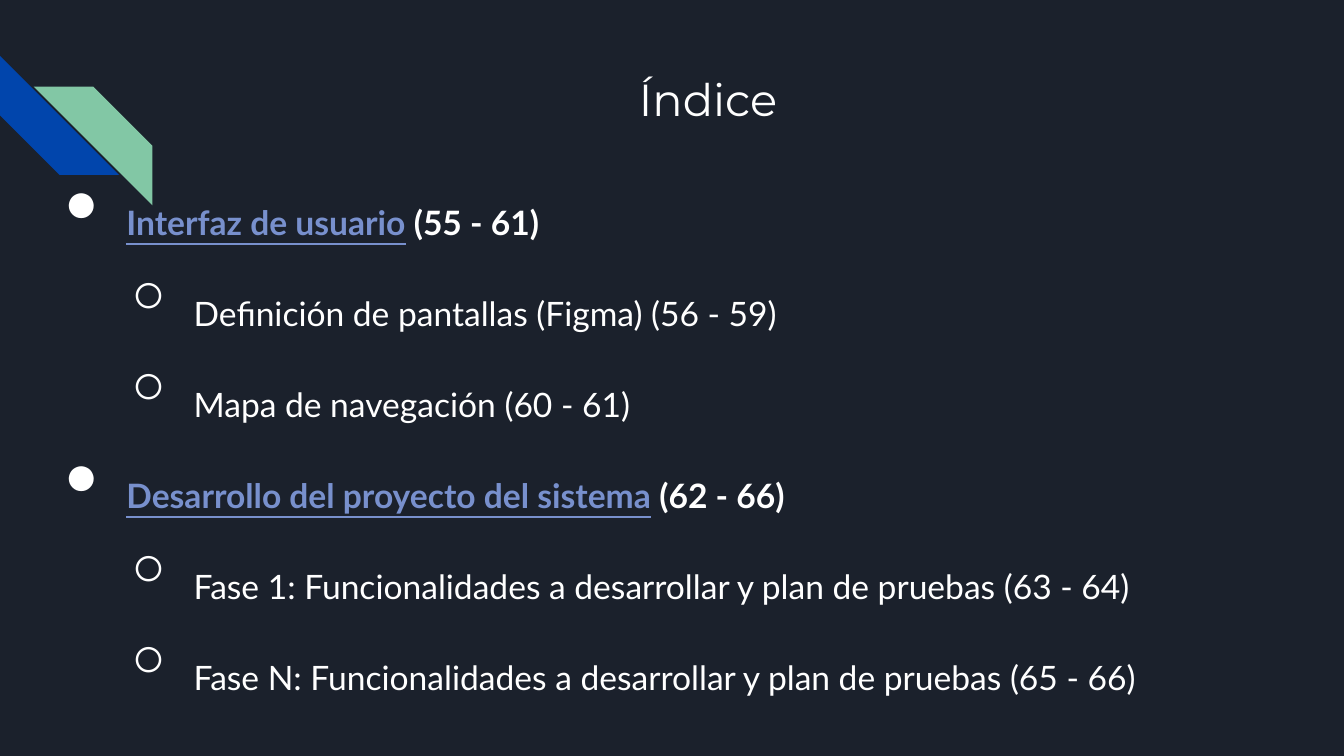
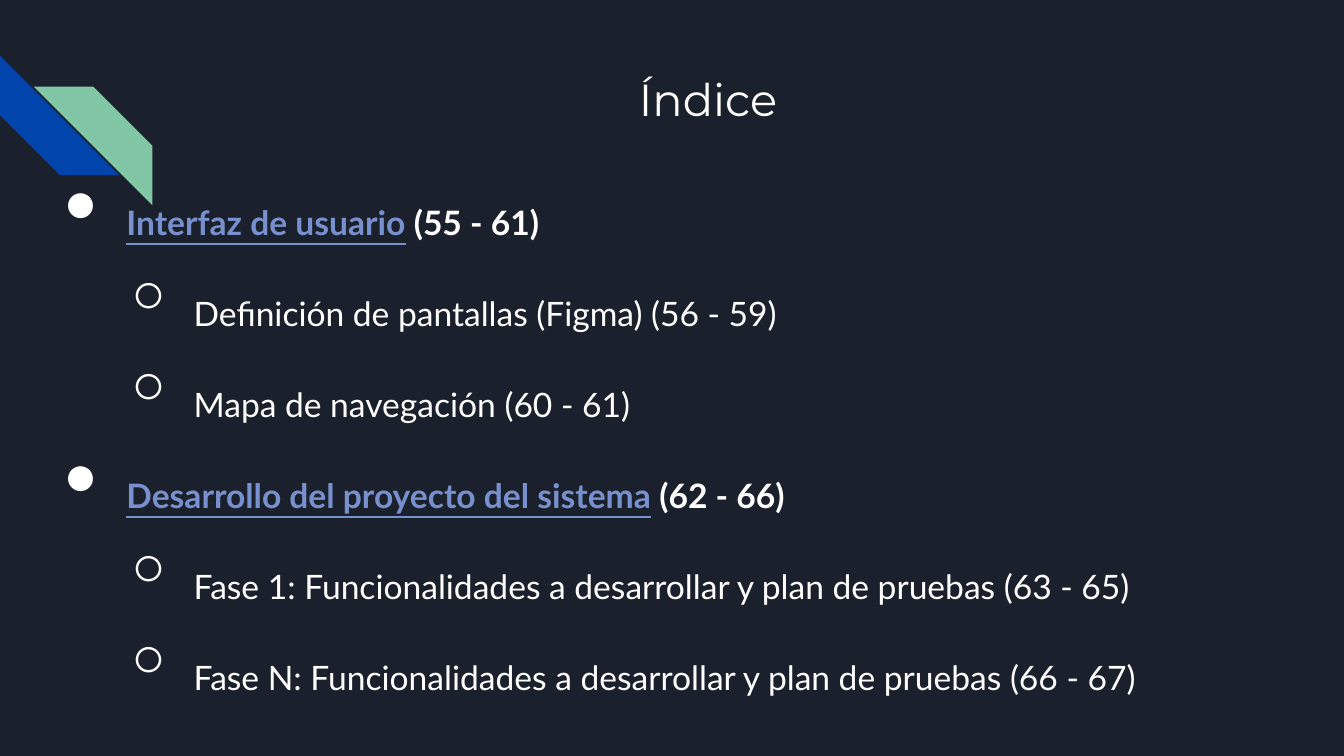
Before and after one commit to Antoniocorser/TFG-Antonio-Cordero, a slide deck: slide 4 of BuyNote.pptx. Drawn at 1344x756 pixels with LibreOffice and Linux fonts; fonts in the diff are those of the drawing. Boxes give left, top, right and bottom in pixels: in the first picture for what was removed or moved away, otherwise in the second. Text is boxed around its words. In the diff, an @@ line names an element or a change of style, - is before the commit and + after.

```diff
--- a/BuyNote.pptx
+++ b/BuyNote.pptx
@@ text at (194, 573, 1136, 696): text changed @@
-  ○ Fase 1: Funcionalidades a desarrollar y plan de pruebas (63 - 64)
-  ○ Fase N: Funcionalidades a desarrollar y plan de pruebas (65 - 66)
+  ○ Fase 1: Funcionalidades a desarrollar y plan de pruebas (63 - 65)
+  ○ Fase N: Funcionalidades a desarrollar y plan de pruebas (66 - 67)
```
Also in this commit, not shown: 2 other slides changed, 16 slides added, 1 other file.
